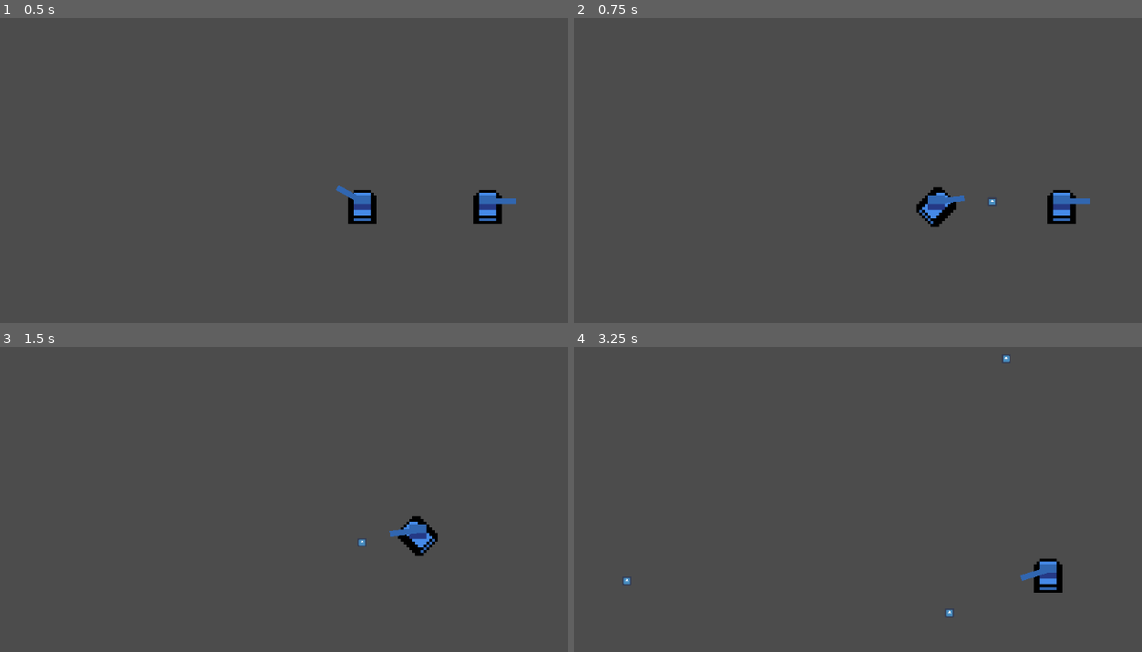
Above: before the commit, frames 1-4 (two rows, left to right).
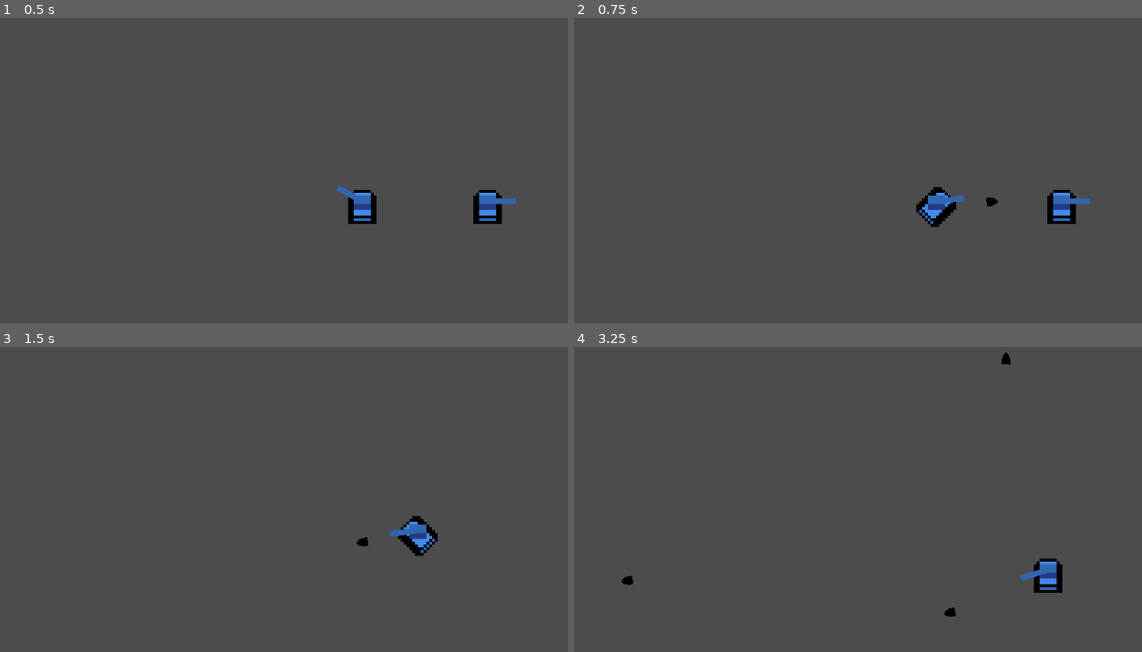
Above: after the commit, the same moments.

Repository: jpcerrone/TanksGodot
Game: Godot game, scene res://Main.tscn
Two runs of this game, one before a commit and one after it. Both use one fixed random seed, a clock stepped at 60 frames per second and the inputs below. The engine's default icon, where the game draws it, is replaced by a stand-in: a white triangle on a blue panel in a dark square.
Inputs (mouse positions are in pixels of both pictures, inside the frame that each line leads up to):
- Up to frame 1 (0.5 s): no input
- Up to frame 2 (0.75 s): tap Enter at 0.5 s; move the mouse to (1090, 191) at 0.52 s; hold D (move_right) from 0.53 s (still down); click (1090, 191) at 0.6 s
- Up to frame 3 (1.5 s): move the mouse to (210, 563) at 1.27 s; release D (move_right) at 1.28 s; hold S (move_down) from 1.28 s (still down); click (210, 563) at 1.35 s
- Up to frame 4 (3.25 s): move the mouse to (1000, 447) at 2.02 s; release S (move_down) at 2.03 s; hold D (move_right) 2.03-2.78 s; click (1000, 447) at 2.1 s; move the mouse to (892, 627) at 2.77 s; hold W (move_up) from 2.78 s (still down); click (892, 627) at 2.85 s

Frame 1 is identical in both runs. In frame 2, less than 0.1% of the frame differs, in the area x 72-75%, y 58-62%; in frame 3, less than 0.1%; in frame 4, 0.2%, in the area x 8-77%, y 1-89%.

Commit message:
added bullet sprite and rotation

Diff:
--- a/Bullet.gd
+++ b/Bullet.gd
@@ -14,6 +14,7 @@
 	self.velocity = initialVelocity
 	currentRebounds = 0
 	add_to_group("liveBullets")
+	self.rotation = initialVelocity.angle()
 
 func destroy():
 	if (get_tree().get_nodes_in_group("liveBullets").has(self)):
@@ -32,4 +33,5 @@
 				queue_free()
 			else:
 				velocity = velocity.bounce(collision.normal)
+				self.rotation = velocity.angle()
 				currentRebounds += 1;
--- a/Bullet.tscn
+++ b/Bullet.tscn
@@ -1,10 +1,10 @@
 [gd_scene load_steps=4 format=2]
 
-[ext_resource path="res://icon.png" type="Texture" id=1]
+[ext_resource path="res://bullet.png" type="Texture" id=1]
 [ext_resource path="res://Bullet.gd" type="Script" id=2]
 
 [sub_resource type="RectangleShape2D" id=1]
-extents = Vector2( 6.3483, 6.2126 )
+extents = Vector2( 8.06666, 6.02923 )
 
 [node name="Bullet" type="KinematicBody2D" groups=[
 "destroyable",
@@ -12,7 +12,6 @@
 script = ExtResource( 2 )
 
 [node name="Sprite" type="Sprite" parent="."]
-scale = Vector2( 0.2, 0.2 )
 texture = ExtResource( 1 )
 
 [node name="CollisionShape2D" type="CollisionShape2D" parent="."]
Binary file added: bullet.png
Not shown, added: bullet.png.import
